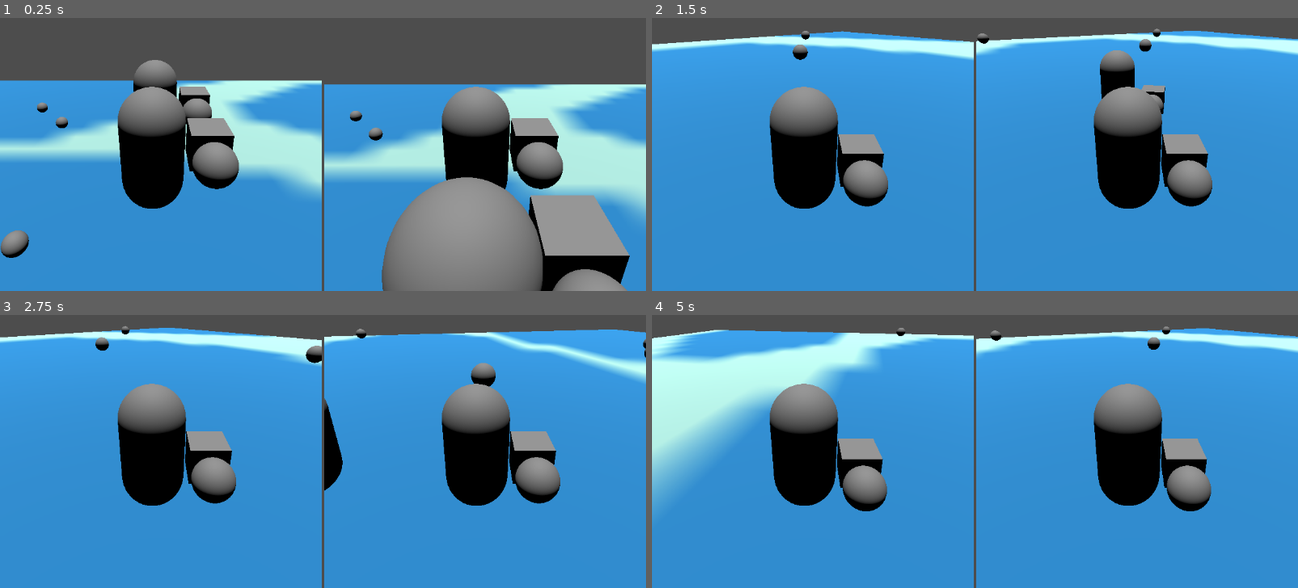
Above: before the commit, frames 1-4 (two rows, left to right).
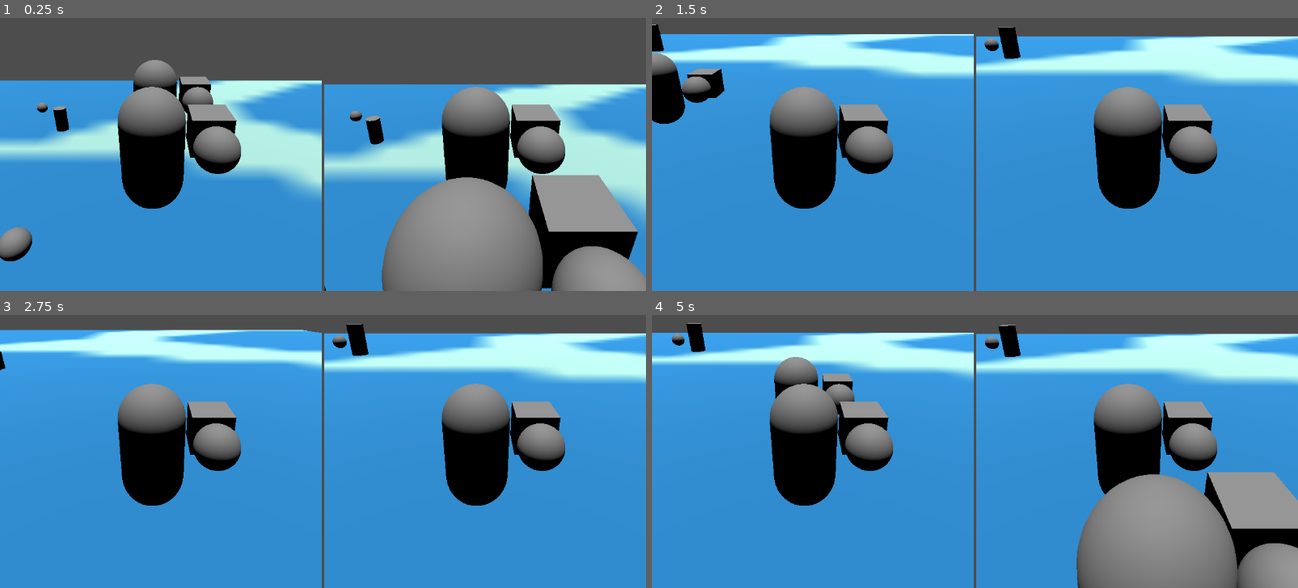
Above: after the commit, the same moments.

Repository: arry424/Chaunch
Game: Godot game, scene res://scenes/main.tscn
Two runs of this game, one before a commit and one after it. Both use one fixed random seed, a clock stepped at 60 frames per second and the inputs below.
Inputs (mouse positions are in pixels of both pictures, inside the frame that each line leads up to):
- Up to frame 1 (0.25 s): no input
- Up to frame 2 (1.5 s): move the mouse to (1117, 91) at 0.52 s; hold D (move_right) 0.53-1.28 s; tap Shift (sprint) at 0.6 s; tap Space (jump) at 0.77, 1.07 s; tap R (throw) at 0.8, 1.35 s; move the mouse to (845, 127) at 1.27 s; hold S (move_back) from 1.28 s (still down)
- Up to frame 3 (2.75 s): tap Space (jump) at 1.52, 1.55, 1.82, 2.1 s; move the mouse to (387, 325) at 2.02 s; release S (move_back) at 2.03 s; hold D (move_right) from 2.03 s (still down); tap Shift (sprint) at 2.3 s
- Up to frame 4 (5 s): move the mouse to (942, 478) at 2.77 s; release D (move_right) at 2.78 s; hold W (move_forward) 2.78-3.53 s; tap E (pick_up) at 2.85 s; tap Space (jump) at 3.02, 3.32, 3.77, 3.8, 4.07, 4.52, 4.82 s; tap R (throw) at 3.05, 4.35 s; move the mouse to (1168, 462) at 3.52 s; hold A (move_left) from 3.53 s (still down); tap Shift (sprint) at 3.6, 4.55 s; move the mouse to (781, 353) at 4.27 s

The runs differ from the first frame. In frame 1, 8.3% of the frame differs, in the area x 0-100%, y 21-100%; in frame 2, 20%; in frame 3, 17%; in frame 4, 36%, in the area x 0-100%, y 2-100%.

Commit message:
controller binds and different throwables

Diff:
--- a/code/main.gd
+++ b/code/main.gd
@@ -6,17 +6,25 @@
 
 var rng = RandomNumberGenerator.new()
 
-var throwable_scn = preload("res://scenes/throwable.tscn")
+var tree_scn = preload("res://scenes/tree.tscn")
+var rock_scn = preload("res://scenes/rock.tscn")
+var bush_scn = preload("res://scenes/bush.tscn")
+
 # todo: create the other objects(tree, rock, bush) and preload them
 
 # Called when the node enters the scene tree for the first time.
 func _ready():
-
+	var throwable = rock_scn.instantiate()
 	for i in range(10):
 		var x = rng.randf_range(-30, 30)
 		var z_range = pow(900.0 - x**2, 0.5)
 		var z = rng.randf_range(-z_range, z_range)
-		var throwable = throwable_scn.instantiate()
+		if i < 2:
+			throwable = tree_scn.instantiate()
+		elif i < 5 and i >= 2:
+			throwable = bush_scn.instantiate()
+		else:
+			throwable = rock_scn.instantiate()
 		get_tree().root.add_child.call_deferred(throwable)
 
 		throwable.contact_monitor = true
--- a/code/player.gd
+++ b/code/player.gd
@@ -10,7 +10,8 @@
 @export var move_back = "move_back"
 @export var sprint = "sprint"
 @export var jump = "jump"
-
+@export var rotate_left = "rotate_left"
+@export var rotate_right = "rotate_right"
 
 const SPEED = 5.0
 const JUMP_VELOCITY = 4.5
@@ -53,23 +54,28 @@
 	if is_sprinting:
 		velocity.x = velocity.x * 2
 		velocity.z = velocity.z * 2
-	_rotate_camera(delta)
+
 	move_and_slide()
 
 
 func _input(event: InputEvent):
 	if event is InputEventMouseMotion: look_dir = event.relative * 0.01
 
-func _rotate_camera(delta: float, sens_mod: float = 1.0):
-	#var input = Input.get_vector("look_left","look_right","look_up","look_down")
-	#look_dir += input
-	rotation.y -= look_dir.x * camera_sens * delta
-	#print(rotation.y)
-	#camera.rotation.x = clamp(camera.rotation.x - look_dir.y * camera_sens * sens_mod* delta, -90, 90)
-	look_dir = Vector2.ZERO
+	#if event is InputEventJoypadMotion:
+		#look_dir = Vector2(event.get_axis_value(), 0)
+	 #
+
+#func _rotate_camera(delta: float, sens_mod: float = 1.0):
+#
+	#rotation.y -= look_dir.x * camera_sens * delta
+	#
+	#look_dir = Vector2.ZERO
 
 func _process(delta):
 	if Input.is_action_just_pressed(sprint):
 		is_sprinting = true
 	if Input.is_action_just_released(sprint):
 		is_sprinting = false
+
+	#_rotate_camera(delta)
+	rotation.y -= Input.get_axis(rotate_left, rotate_right) * 0.5
--- a/project.godot
+++ b/project.godot
@@ -62,29 +62,54 @@
 "events": [Object(InputEventKey,"resource_local_to_scene":false,"resource_name":"","device":-1,"window_id":0,"alt_pressed":false,"shift_pressed":false,"ctrl_pressed":false,"meta_pressed":false,"pressed":false,"keycode":0,"physical_keycode":82,"key_label":0,"unicode":114,"echo":false,"script":null)
 ]
 }
+look_left={
+"deadzone": 0.5,
+"events": []
+}
+look_right={
+"deadzone": 0.5,
+"events": []
+}
+look_up={
+"deadzone": 0.5,
+"events": []
+}
+look_down={
+"deadzone": 0.5,
+"events": []
+}
+test={
+"deadzone": 0.5,
+"events": []
+}
 move_forward_2={
 "deadzone": 0.5,
 "events": [Object(InputEventKey,"resource_local_to_scene":false,"resource_name":"","device":-1,"window_id":0,"alt_pressed":false,"shift_pressed":false,"ctrl_pressed":false,"meta_pressed":false,"pressed":false,"keycode":0,"physical_keycode":73,"key_label":0,"unicode":105,"echo":false,"script":null)
+, Object(InputEventJoypadMotion,"resource_local_to_scene":false,"resource_name":"","device":-1,"axis":1,"axis_value":-1.0,"script":null)
 ]
 }
 move_back_2={
 "deadzone": 0.5,
 "events": [Object(InputEventKey,"resource_local_to_scene":false,"resource_name":"","device":-1,"window_id":0,"alt_pressed":false,"shift_pressed":false,"ctrl_pressed":false,"meta_pressed":false,"pressed":false,"keycode":0,"physical_keycode":75,"key_label":0,"unicode":107,"echo":false,"script":null)
+, Object(InputEventJoypadMotion,"resource_local_to_scene":false,"resource_name":"","device":-1,"axis":1,"axis_value":1.0,"script":null)
 ]
 }
 move_left_2={
 "deadzone": 0.5,
 "events": [Object(InputEventKey,"resource_local_to_scene":false,"resource_name":"","device":-1,"window_id":0,"alt_pressed":false,"shift_pressed":false,"ctrl_pressed":false,"meta_pressed":false,"pressed":false,"keycode":0,"physical_keycode":74,"key_label":0,"unicode":106,"echo":false,"script":null)
+, Object(InputEventJoypadMotion,"resource_local_to_scene":false,"resource_name":"","device":-1,"axis":0,"axis_value":-1.0,"script":null)
 ]
 }
 move_right_2={
 "deadzone": 0.5,
 "events": [Object(InputEventKey,"resource_local_to_scene":false,"resource_name":"","device":-1,"window_id":0,"alt_pressed":false,"shift_pressed":false,"ctrl_pressed":false,"meta_pressed":false,"pressed":false,"keycode":0,"physical_keycode":76,"key_label":0,"unicode":108,"echo":false,"script":null)
+, Object(InputEventJoypadMotion,"resource_local_to_scene":false,"resource_name":"","device":-1,"axis":0,"axis_value":1.0,"script":null)
 ]
 }
 jump_2={
 "deadzone": 0.5,
 "events": [Object(InputEventKey,"resource_local_to_scene":false,"resource_name":"","device":-1,"window_id":0,"alt_pressed":false,"shift_pressed":false,"ctrl_pressed":false,"meta_pressed":false,"pressed":false,"keycode":0,"physical_keycode":32,"key_label":0,"unicode":32,"echo":false,"script":null)
+, Object(InputEventJoypadButton,"resource_local_to_scene":false,"resource_name":"","device":-1,"button_index":0,"pressure":0.0,"pressed":true,"script":null)
 ]
 }
 crouch_2={
@@ -94,17 +119,38 @@
 sprint_2={
 "deadzone": 0.5,
 "events": [Object(InputEventKey,"resource_local_to_scene":false,"resource_name":"","device":-1,"window_id":0,"alt_press …(182 unchanged characters)…
+, Object(InputEventJoypadButton,"resource_local_to_scene":false,"resource_name":"","device":-1,"button_index":1,"pressure":0.0,"pressed":true,"script":null)
 ]
 }
 pick_up_2={
 "deadzone": 0.5,
 "events": [Object(InputEventKey,"resource_local_to_scene":false,"resource_name":"","device":-1,"window_id":0,"alt_pressed":false,"shift_pressed":false,"ctrl_pressed":false,"meta_pressed":false,"pressed":false,"keycode":0,"physical_keycode":85,"key_label":0,"unicode":117,"echo":false,"script":null)
+, Object(InputEventJoypadButton,"resource_local_to_scene":false,"resource_name":"","device":-1,"button_index":9,"pressure":0.0,"pressed":true,"script":null)
 ]
 }
 throw_2={
 "deadzone": 0.5,
 "events": [Object(InputEventKey,"resource_local_to_scene":false,"resource_name":"","device":-1,"window_id":0,"alt_pressed":false,"shift_pressed":false,"ctrl_pressed":false,"meta_pressed":false,"pressed":false,"keycode":0,"physical_keycode":89,"key_label":0,"unicode":121,"echo":false,"script":null)
+, Object(InputEventJoypadButton,"resource_local_to_scene":false,"resource_name":"","device":-1,"button_index":10,"pressure":0.0,"pressed":true,"script":null)
 ]
+}
+rotate_right_2={
+"deadzone": 0.5,
+"events": [Object(InputEventJoypadMotion,"resource_local_to_scene":false,"resource_name":"","device":-1,"axis":2,"axis_value":1.0,"script":null)
+]
+}
+rotate_left_2={
+"deadzone": 0.5,
+"events": [Object(InputEventJoypadMotion,"resource_local_to_scene":false,"resource_name":"","device":-1,"axis":2,"axis_value":-1.0,"script":null)
+]
+}
+rotate_left={
+"deadzone": 0.5,
+"events": []
+}
+rotate_right={
+"deadzone": 0.5,
+"events": []
 }
 
 [layer_names]
--- /dev/null
+++ b/scenes/bush.tscn
@@ -0,0 +1,36 @@
+[gd_scene load_steps=5 format=3 uid="uid://1uoaa7gmqfad"]
+
+[ext_resource type="Script" path="res://code/throwable.gd" id="1_56nvl"]
+
+[sub_resource type="SphereShape3D" id="SphereShape3D_rdmhq"]
+radius = 0.7
+
+[sub_resource type="SphereShape3D" id="SphereShape3D_beax6"]
+radius = 0.699064
+
+[sub_resource type="SphereMesh" id="SphereMesh_70ihd"]
+
+[node name="bush" type="RigidBody3D"]
+collision_layer = 64
+collision_mask = 195
+mass = 3.0
+script = ExtResource("1_56nvl")
+
+[node name="Hitbox" type="Area3D" parent="."]
+collision_layer = 64
+collision_mask = 0
+angular_damp_space_override = 1
+angular_damp = 59.0
+
+[node name="CollisionShape3D" type="CollisionShape3D" parent="Hitbox"]
+transform = Transform3D(1.085, 0, 0, 0, 1.085, 0, 0, 0, 1.085, 0, 0, 0)
+shape = SubResource("SphereShape3D_rdmhq")
+
+[node name="CollisionShape3D" type="CollisionShape3D" parent="."]
+shape = SubResource("SphereShape3D_beax6")
+
+[node name="MeshInstance3D" type="MeshInstance3D" parent="."]
+transform = Transform3D(1.25, 0, 0, 0, 1.25, 0, 0, 0, 1.25, 0, 0, 0)
+mesh = SubResource("SphereMesh_70ihd")
+
+[connection signal="body_entered" from="Hitbox" to="." method="_on_hitbox_body_entered"]
--- /dev/null
+++ b/scenes/chain_ball_object.tscn
@@ -0,0 +1,15 @@
+[gd_scene load_steps=3 format=3 uid="uid://gefi2ryehpm2"]
+
+[sub_resource type="SphereShape3D" id="SphereShape3D_bmkr3"]
+
+[sub_resource type="SphereMesh" id="SphereMesh_matyi"]
+
+[node name="ChainBallObject" type="RigidBody3D"]
+collision_layer = 64
+collision_mask = 128
+
+[node name="CollisionShape3D" type="CollisionShape3D" parent="."]
+shape = SubResource("SphereShape3D_bmkr3")
+
+[node name="MeshInstance3D" type="MeshInstance3D" parent="."]
+mesh = SubResource("SphereMesh_matyi")
--- a/scenes/main.tscn
+++ b/scenes/main.tscn
@@ -48,8 +48,10 @@
 move_back = "move_back_2"
 sprint = "sprint_2"
 jump = "jump_2"
+rotate_left = "rotate_left_2"
+rotate_right = "rotate_right_2"
 
-[node name="Chain" parent="GridContainer/SubViewportContainer2/SubViewport/Player2" index="1"]
+[node name="Chain" parent="GridContainer/SubViewportContainer2/SubViewport/Player2" index="2"]
 pick_up = "pick_up_2"
 throw = "throw_2"
 
--- a/scenes/player.tscn
+++ b/scenes/player.tscn
@@ -1,86 +1,7 @@
 [gd_scene load_steps=5 format=3 uid="uid://cdt2hutstrwhb"]
 
+[ext_resource type="Script" path="res://code/player.gd" id="1_crpbl"]
 [ext_resource type="PackedScene" uid="uid://dh3c8ksu4np6l" path="res://scenes/chain.tscn" id="2_s6sna"]
-
-[sub_resource type="GDScript" id="GDScript_dmc6a"]
-script/source = "extends CharacterBody3D
-
-@export var max_hp = 50
-var hp = max_hp
-var is_player_one = true
-
-@export var move_left = \"move_left\"
-@export var move_right = \"move_right\"
-@export var move_forward = \"move_forward\"
-@export var move_back = \"move_back\"
-@export var sprint = \"sprint\"
-@export var jump = \"jump\"
-
-
-const SPEED = 5.0
-const JUMP_VELOCITY = 4.5
-
-# Get the gravity from the project settings to be synced with RigidBody nodes.
-var gravity = ProjectSettings.get_setting(\"physics/3d/default_gravity\")
-#@onready var camera = $Camera3D
-
-var look_dir: Vector2
-var camera_sens = 50
-
-var is_sprinting = false
-
-func _ready():
-	#if !is_player_one:
-		#set_collision_layer_value(1, false)
-		#set_collision_layer_value(2, true)
-	pass
-
-func _physics_process(delta):
-	# Add the gravity.
-	if not is_on_floor():
-		velocity.y -= gravity * delta
-
-	# Handle jump.
-	if Input.is_action_just_pressed(jump) and is_on_floor():
-		velocity.y = JUMP_VELOCITY
-
-
-	# Get the input direction and handle the movement/deceleration.
-	# As good practice, you should replace UI actions with custom gameplay actions.
-	var input_dir = Input.get_vector(move_left, move_right, move_forward, move_back)
-	var direction = (transform.basis * Vector3(input_dir.x, 0, input_dir.y)).normalized()
-	if direction:
-		velocity.x = direction.x * SPEED
-		velocity.z = direction.z * SPEED
-	else:
-		velocity.x = move_toward(velocity.x, 0, SPEED)
-		velocity.z = move_toward(velocity.z, 0, SPEED)
-	if is_sprinting:
-		velocity.x = velocity.x * 2
-		velocity.z = velocity.z * 2
-	_rotate_camera(delta)
-	move_and_slide()
-
-
-func _input(event: InputEvent):
-	if event is InputEventMouseMotion: look_dir = event.relative * 0.01
-
-func _rotate_camera(delta: float, sens_mod: float = 1.0):
-	#var input = Input.get_vector(\"look_left\",\"look_right\",\"look_up\",\"look_down\")
-	#look_dir += input
-	rotation.y -= look_dir.x * camera_sens * delta
-	#print(rotation.y)
-	#camera.rotation.x = clamp(camera.rotation.x - look_dir.y * camera_sens * sens_mod* delta, -90, 90)
-	look_dir = Vector2.ZERO
-
-func _process(delta):
-	if Input.is_action_just_pressed(sprint):
-		is_sprinting = true
-	if Input.is_action_just_released(sprint):
-		is_sprinting = false
-
-
-"
 
 [sub_resource type="CapsuleShape3D" id="CapsuleShape3D_w3mry"]
 
@@ -88,7 +9,10 @@
 
 [node name="Player" type="CharacterBody3D"]
 collision_mask = 195
-script = SubResource("GDScript_dmc6a")
+script = ExtResource("1_crpbl")
+
+[node name="Camera3D" type="Camera3D" parent="."]
+transform = Transform3D(1, 0, 0, 0, 0.924699, 0.380699, 0, -0.380699, 0.924699, 0.132298, 1.98414, 3.17343)
 
 [node name="CollisionShape3D" type="CollisionShape3D" parent="."]
 shape = SubResource("CapsuleShape3D_w3mry")
@@ -108,8 +32,4 @@
 [node name="MeshInstance3D" type="MeshInstance3D" parent="."]
 mesh = SubResource("CapsuleMesh_kaoky")
 
-[node name="Camera3D" type="Camera3D" parent="."]
-transform = Transform3D(1, 0, 0, 0, 0.924699, 0.380699, 0, -0.380699, 0.924699, 0.132298, 1.98414, 3.17343)
-current = true
-
 [editable path="Chain"]
--- /dev/null
+++ b/scenes/rock.tscn
@@ -0,0 +1,33 @@
+[gd_scene load_steps=5 format=3 uid="uid://dhwe6cv8dbre3"]
+
+[ext_resource type="Script" path="res://code/throwable.gd" id="1_0o142"]
+
+[sub_resource type="SphereShape3D" id="SphereShape3D_25hgg"]
+radius = 0.6
+
+[sub_resource type="SphereShape3D" id="SphereShape3D_yhpyn"]
+
+[sub_resource type="SphereMesh" id="SphereMesh_ntl3t"]
+
+[node name="rock" type="RigidBody3D"]
+collision_layer = 64
+collision_mask = 195
+script = ExtResource("1_0o142")
+
+[node name="Hitbox" type="Area3D" parent="."]
+collision_layer = 64
+collision_mask = 0
+angular_damp_space_override = 1
+angular_damp = 59.0
+
+[node name="CollisionShape3D" type="CollisionShape3D" parent="Hitbox"]
+transform = Transform3D(1.085, 0, 0, 0, 1.085, 0, 0, 0, 1.085, 0, 0, 0)
+shape = SubResource("SphereShape3D_25hgg")
+
+[node name="CollisionShape3D" type="CollisionShape3D" parent="."]
+shape = SubResource("SphereShape3D_yhpyn")
+
+[node name="MeshInstance3D" type="MeshInstance3D" parent="."]
+mesh = SubResource("SphereMesh_ntl3t")
+
+[connection signal="body_entered" from="Hitbox" to="." method="_on_hitbox_body_entered"]
--- a/scenes/throwable.tscn
+++ b/scenes/throwable.tscn
@@ -13,9 +13,8 @@
 
 [node name="Throwable" type="RigidBody3D"]
 collision_layer = 64
-collision_mask = 192
+collision_mask = 195
 physics_material_override = SubResource("PhysicsMaterial_ea77p")
-angular_damp = 0.5
 script = ExtResource("1_y4y6w")
 
 [node name="Hitbox" type="Area3D" parent="."]
--- /dev/null
+++ b/scenes/tree.tscn
@@ -0,0 +1,37 @@
+[gd_scene load_steps=5 format=3 uid="uid://bhon53ftcqmga"]
+
+[ext_resource type="Script" path="res://code/throwable.gd" id="1_40rv1"]
+
+[sub_resource type="CylinderShape3D" id="CylinderShape3D_cia1h"]
+height = 2.1
+radius = 0.6
+
+[sub_resource type="CylinderShape3D" id="CylinderShape3D_1r6bu"]
+
+[sub_resource type="CylinderMesh" id="CylinderMesh_coobl"]
+
+[node name="Tree" type="RigidBody3D"]
+collision_layer = 64
+collision_mask = 195
+mass = 10.0
+gravity_scale = 1.5
+script = ExtResource("1_40rv1")
+
+[node name="Hitbox" type="Area3D" parent="."]
+collision_layer = 64
+collision_mask = 0
+angular_damp_space_override = 1
+angular_damp = 59.0
+
+[node name="CollisionShape3D" type="CollisionShape3D" parent="Hitbox"]
+transform = Transform3D(1.085, 0, 0, 0, 1.085, 0, 0, 0, 1.085, 0, 0, 0)
+shape = SubResource("CylinderShape3D_cia1h")
+
+[node name="CollisionShape3D" type="CollisionShape3D" parent="."]
+transform = Transform3D(1.09, 0, 0, 0, 1.09, 0, 0, 0, 1.09, 0, 0, 0)
+shape = SubResource("CylinderShape3D_1r6bu")
+
+[node name="MeshInstance3D" type="MeshInstance3D" parent="."]
+mesh = SubResource("CylinderMesh_coobl")
+
+[connection signal="body_entered" from="Hitbox" to="." method="_on_hitbox_body_entered"]
Not shown: 1 places in scenes/throwable.tscn that only renumber resources
